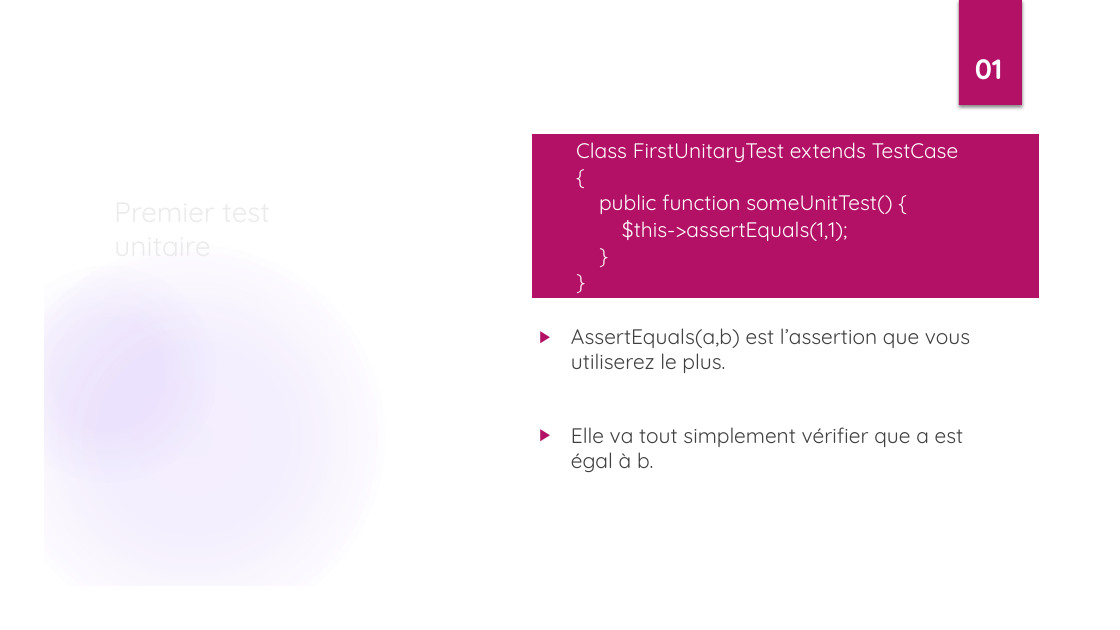
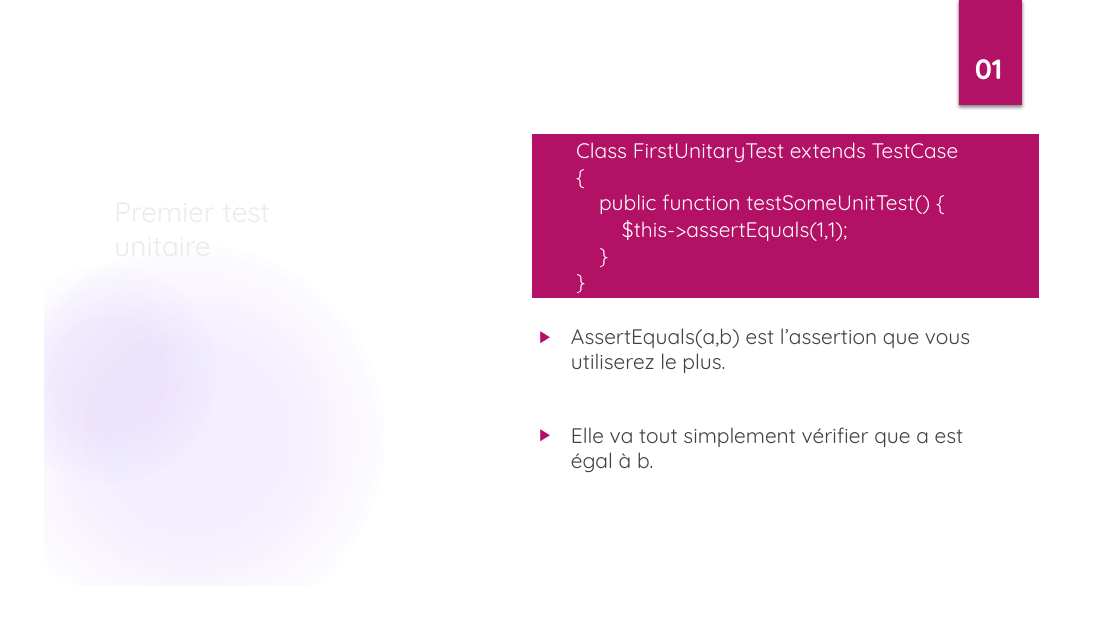
Before and after one commit to JimJLE/Symfony-unitary-and-functional-tests, a slide deck: slide 21 of Tests unitaires et fonctionnels.pptx. Drawn at 1120x630 pixels with LibreOffice and Linux fonts; fonts in the diff are those of the drawing; background and template pictures are left out. Boxes give left, top, right and bottom in pixels: in the first picture for what was removed or moved away, otherwise in the second. Text is boxed around its words. In the diff, an @@ line names an element or a change of style, - is before the commit and + after.

```diff
--- a/Tests unitaires et fonctionnels.pptx
+++ b/Tests unitaires et fonctionnels.pptx
@@ table at (531,133,1040,292) @@
-row 1, column 1: Class FirstUnitaryTest extends TestCase / { / public function someUnitTest() { / $this->assertEquals(1,1); / } / }
+row 1, column 1: Class FirstUnitaryTest extends TestCase / { / public function testSomeUnitTest() { / $this->assertEquals(1,1); / } / }
```
Also in this commit, not shown: 3 other slides changed, 1 slide added, 3 other files.
